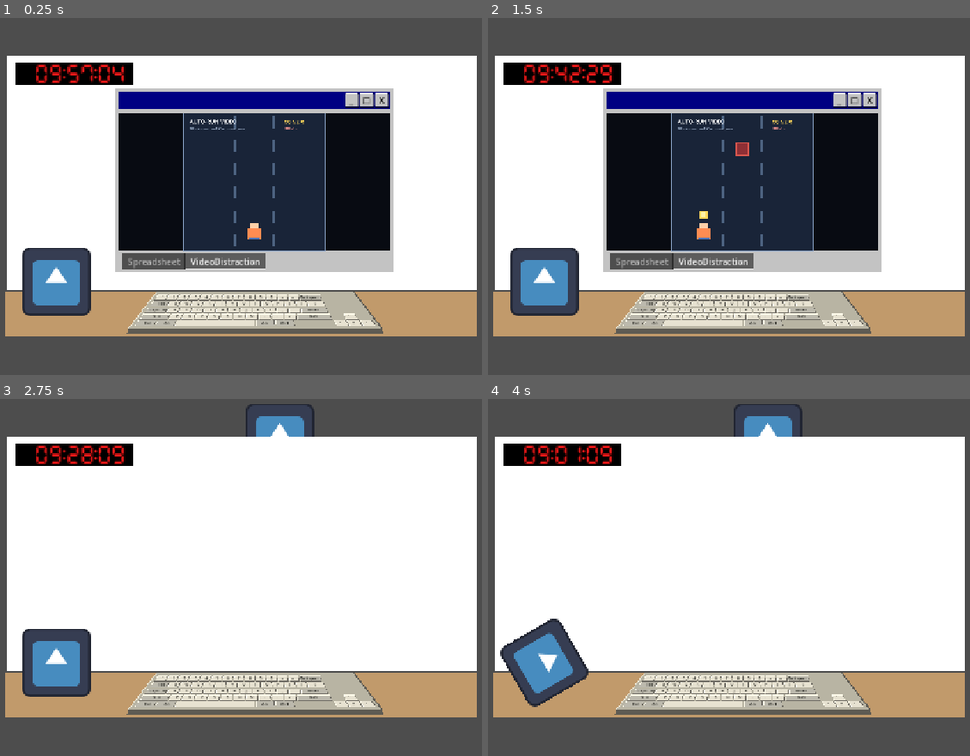
Above: before the commit, frames 1-4 (two rows, left to right).
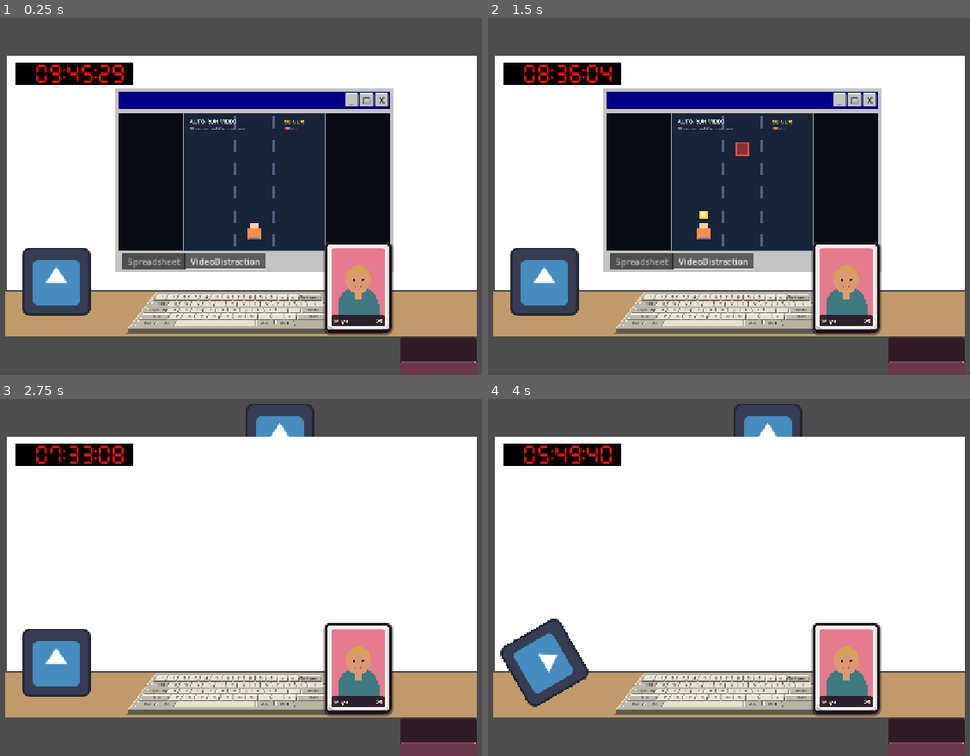
Above: after the commit, the same moments.

Repository: Jelleas/gmtk-2026
Game: Godot game, scene res://src/office/office.tscn
Two runs of this game, one before a commit and one after it. Both use one fixed random seed, a clock stepped at 60 frames per second and the inputs below. This scene is started directly instead of the project's main scene. The engine's default icon, where the game draws it, is replaced by a stand-in: a white triangle on a blue panel in a dark square.
Inputs (mouse positions are in pixels of both pictures, inside the frame that each line leads up to):
- Up to frame 1 (0.25 s): no input
- Up to frame 2 (1.5 s): click "_" at 0.5 s; click "□" at 1.25 s
- Up to frame 3 (2.75 s): click "X" at 2 s
- Up to frame 4 (4 s): tap Enter at 2.75 s; drag from (545, 663) to (796, 477) at 2.77 s; drag from (589, 581) to (545, 663) at 3.52 s

The runs differ from the first frame. In frame 1, 5.4% of the frame differs, in the area x 14-99%, y 12-100%; in frame 2, 5.4%, in the area x 10-99%, y 12-100%; in frame 3, 5.3%; in frame 4, 5.4%.

Commit message:
add dating app

Diff:
--- a/src/office/office.tscn
+++ b/src/office/office.tscn
@@ -6,6 +6,7 @@
 [ext_resource type="PackedScene" uid="uid://dolb7fbje0brd" path="res://src/clock/clock.tscn" id="4_yltk5"]
 [ext_resource type="PackedScene" uid="uid://pnkt02rak0tl" path="res://src/computer/computer.tscn" id="5_jfxul"]
 [ext_resource type="PackedScene" uid="uid://do1n2ahu8dm8u" path="res://src/keyboard/keyboard.tscn" id="6_yltk5"]
+[ext_resource type="PackedScene" uid="uid://dosq7nhbpil77" path="res://src/phone/phone.tscn" id="7_pcami"]
 
 [node name="Office" type="Node2D" unique_id=1406735297]
 script = ExtResource("1_6infj")
@@ -37,14 +38,33 @@
 position = Vector2(713, 383)
 
 [node name="Screen" type="Control" parent="." unique_id=429750863]
+clip_contents = true
+layout_mode = 3
+anchors_preset = 0
 offset_left = 407.0
 offset_top = 186.0
 offset_right = 924.0
 offset_bottom = 529.0
-clip_contents = true
 
 [node name="Computer" parent="Screen" unique_id=545264087 instance=ExtResource("5_jfxul")]
+layout_mode = 1
 
 [node name="Keyboard" parent="." unique_id=1045196519 instance=ExtResource("6_yltk5")]
 position = Vector2(442, 571)
 scale = Vector2(0.7, 0.5)
+
+[node name="Drawer" type="Control" parent="." unique_id=1208805642]
+layout_mode = 3
+anchors_preset = 0
+offset_left = 202.0
+offset_top = 646.0
+offset_right = 1014.0
+offset_bottom = 721.0
+
+[node name="Phone" parent="Drawer" unique_id=1620515731 instance=ExtResource("7_pcami")]
+layout_mode = 0
+offset_left = 590.0
+offset_top = -177.0
+offset_right = 1490.0
+offset_bottom = 763.0
+scale = Vector2(0.32, 0.32)
--- a/src/phone/dating_app/dating_app.gd
+++ b/src/phone/dating_app/dating_app.gd
@@ -1,4 +1,7 @@
+class_name DatingApp
 extends Control
+
+signal profile_swiped
 
 const CARD_SCENE := preload("res://src/phone/dating_app/dating_card/dating_card.tscn")
 const SWIPE_THRESHOLD := 110.0
@@ -69,6 +72,7 @@
 
 
 func _finish_swipe(card: DatingCard) -> void:
+	profile_swiped.emit()
 	stacked_cards.erase(card)
 	card.queue_free()
 	profile_index = (profile_index + 1) % PROFILES.size()
--- /dev/null
+++ b/src/phone/drawer/drawer.gd
@@ -0,0 +1,93 @@
+class_name PhoneDrawer
+extends Control
+
+signal opened
+signal closing
+signal closed
+signal progress_changed(progress: float)
+
+const OPEN_TRAVEL := 140.0
+const SWIPE_DECISION_DISTANCE := 24.0
+
+@export var starts_open := true
+
+@onready var drawer_front: Panel = %DrawerFront
+
+var open_progress := 0.0
+var is_open := false
+var is_dragging := false
+var drag_start_y := 0.0
+var drag_start_progress := 0.0
+var slide_tween: Tween
+
+
+func _ready() -> void:
+	is_open = starts_open
+	_set_open_progress(1.0 if is_open else 0.0)
+
+
+func _gui_input(event: InputEvent) -> void:
+	if event is InputEventMouseButton and event.button_index == MOUSE_BUTTON_LEFT:
+		if event.pressed:
+			_begin_drag(event.position.y)
+		else:
+			_end_drag(event.position.y)
+	elif event is InputEventMouseMotion and is_dragging:
+		_update_drag(event.position.y)
+	elif event is InputEventScreenTouch:
+		if event.pressed:
+			_begin_drag(event.position.y)
+		else:
+			_end_drag(event.position.y)
+	elif event is InputEventScreenDrag and is_dragging:
+		_update_drag(event.position.y)
+
+
+func _begin_drag(pointer_y: float) -> void:
+	if slide_tween:
+		slide_tween.kill()
+
+	is_dragging = true
+	drag_start_y = pointer_y
+	drag_start_progress = open_progress
+
+
+func _update_drag(pointer_y: float) -> void:
+	_set_open_progress(clampf(drag_start_progress + (pointer_y - drag_start_y) / OPEN_TRAVEL, 0.0, 1.0))
+
+
+func _end_drag(pointer_y: float) -> void:
+	if not is_dragging:
+		return
+
+	is_dragging = false
+	var drag_distance := pointer_y - drag_start_y
+	if drag_distance > SWIPE_DECISION_DISTANCE:
+		set_open(true)
+	elif drag_distance < -SWIPE_DECISION_DISTANCE:
+		set_open(false)
+	else:
+		set_open(open_progress >= 0.5)
+
+
+func set_open(open: bool) -> void:
+	is_open = open
+	if slide_tween:
+		slide_tween.kill()
+
+	if not open:
+		closing.emit()
+
+	var target_progress := 1.0 if open else 0.0
+	slide_tween = create_tween()
+	slide_tween.tween_method(_set_open_progress, open_progress, target_progress, 0.18).set_trans(Tween.TRANS_QUAD).set_ease(Tween.EASE_OUT)
+	if open:
+		slide_tween.tween_callback(opened.emit)
+	else:
+		slide_tween.tween_callback(closed.emit)
+
+
+func _set_open_progress(value: float) -> void:
+	open_progress = value
+	drawer_front.position.y = OPEN_TRAVEL * open_progress
+	progress_changed.emit(open_progress)
--- a/src/phone/drawer/drawer.tscn
+++ b/src/phone/drawer/drawer.tscn
@@ -1,3 +1,58 @@
 [gd_scene format=3 uid="uid://d2x1cbdt5jkyc"]
 
-[node name="Drawer" type="Node2D" unique_id=428453177]
+[ext_resource type="Script" path="res://src/phone/drawer/drawer.gd" id="1_drawer"]
+
+[sub_resource type="StyleBoxFlat" id="StyleBoxDrawerInterior"]
+bg_color = Color(0.188235, 0.105882, 0.152941, 1)
+corner_radius_top_left = 18
+corner_radius_top_right = 18
+
+[sub_resource type="StyleBoxFlat" id="StyleBoxDrawerFront"]
+bg_color = Color(0.415686, 0.215686, 0.294118, 1)
+border_width_top = 3
+border_color = Color(0.913725, 0.54902, 0.635294, 1)
+corner_radius_top_left = 18
+corner_radius_top_right = 18
+
+[node name="Drawer" type="Control" unique_id=428453177]
+custom_minimum_size = Vector2(450, 375)
+layout_mode = 3
+anchors_preset = 0
+offset_right = 450.0
+offset_bottom = 375.0
+mouse_filter = 0
+script = ExtResource("1_drawer")
+
+[node name="DrawerInterior" type="Panel" parent="."]
+layout_mode = 1
+anchors_preset = 10
+anchor_right = 1.0
+offset_bottom = 210.0
+grow_horizontal = 2
+mouse_filter = 2
+z_index = -1
+theme_override_styles/panel = SubResource("StyleBoxDrawerInterior")
+
+[node name="DrawerFront" type="Panel" parent="."]
+unique_name_in_owner = true
+layout_mode = 1
+anchors_preset = 10
+anchor_right = 1.0
+offset_bottom = 210.0
+grow_horizontal = 2
+mouse_filter = 2
+z_index = 10
+theme_override_styles/panel = SubResource("StyleBoxDrawerFront")
+
+[node name="Handle" type="ColorRect" parent="DrawerFront"]
+layout_mode = 1
+anchors_preset = 10
+anchor_left = 0.5
+anchor_right = 0.5
+offset_left = -48.0
+offset_top = 20.0
+offset_right = 48.0
+offset_bottom = 26.0
+grow_horizontal = 2
+mouse_filter = 2
+color = Color(0.964706, 0.764706, 0.803922, 0.72)
--- /dev/null
+++ b/src/phone/phone.gd
@@ -0,0 +1,97 @@
+extends Control
+
+const SOURCE_ID := &"dating_app"
+const ACTIVITY_MULTIPLIER := 5.0
+const SWIPE_MULTIPLIER_INCREASE := 0.5
+const SWIPE_RESET_DELAY := 3.0
+const HELD_POSITION := Vector2(14.0, 8.0)
+const STOWED_SCALE := Vector2(0.22, 0.22)
+const STOWED_ROTATION := PI * 0.5
+
+@onready var phone_body: Panel = %PhoneBody
+@onready var drawer: PhoneDrawer = %Drawer
+@onready var dating_app: DatingApp = $PhoneBody/Screen/DatingApp
+
+var is_activity_active := false
+var current_activity_multiplier := ACTIVITY_MULTIPLIER
+var swipe_reset_timer: Timer
+
+func _ready() -> void:
+	drawer.progress_changed.connect(_on_drawer_progress_changed)
+	drawer.opened.connect(_on_drawer_opened)
+	drawer.closing.connect(_on_drawer_closing)
+	dating_app.profile_swiped.connect(_on_profile_swiped)
+	swipe_reset_timer = Timer.new()
+	swipe_reset_timer.one_shot = true
+	swipe_reset_timer.wait_time = SWIPE_RESET_DELAY
+	swipe_reset_timer.timeout.connect(_reset_swipe_multiplier)
+	add_child(swipe_reset_timer)
+	phone_body.pivot_offset = phone_body.size * 0.5
+	_on_drawer_progress_changed(drawer.open_progress)
+	if drawer.is_open:
+		_start_activity()
+
+func _exit_tree() -> void:
+	_stop_activity()
+
+func _on_drawer_opened() -> void:
+	_start_activity()
+
+func _on_drawer_closing() -> void:
+	_stop_activity()
+
+func _start_activity() -> void:
+	if is_activity_active:
+		return
+
+	is_activity_active = true
+	EventBus.activity_started.emit(SOURCE_ID, current_activity_multiplier)
+
+func _stop_activity() -> void:
+	if not is_activity_active:
+		return
+
+	is_activity_active = false
+	swipe_reset_timer.stop()
+	current_activity_multiplier = ACTIVITY_MULTIPLIER
+	EventBus.activity_ended.emit(SOURCE_ID)
+
+
+func _on_profile_swiped() -> void:
+	if not is_activity_active:
+		return
+
+	current_activity_multiplier += SWIPE_MULTIPLIER_INCREASE
+	swipe_reset_timer.start()
+	EventBus.activity_started.emit(SOURCE_ID, current_activity_multiplier)
+
+
+func _reset_swipe_multiplier() -> void:
+	current_activity_multiplier = ACTIVITY_MULTIPLIER
+	if is_activity_active:
+		EventBus.activity_started.emit(SOURCE_ID, current_activity_multiplier)
+
+func _on_drawer_progress_changed(progress: float) -> void:
+	if progress > 0.0:
+		phone_body.visible = true
+
+	var stow_progress := 1.0 - progress
+	var entry_position := _entry_position()
+	if stow_progress <= 0.5:
+		phone_body.position = HELD_POSITION.lerp(entry_position, stow_progress * 2.0)
+		phone_body.rotation = lerpf(0.0, STOWED_ROTATION, stow_progress * 2.0)
+		phone_body.scale = Vector2.ONE.lerp(STOWED_SCALE, stow_progress * 2.0)
+	else:
+		phone_body.position = entry_position.lerp(_stowed_position(), (stow_progress - 0.5) * 2.0)
+		phone_body.rotation = STOWED_ROTATION
+		phone_body.scale = STOWED_SCALE
+	if is_zero_approx(progress):
+		phone_body.hide()
+
+func _stowed_position() -> Vector2:
+	var drawer_center := drawer.position + Vector2(drawer.size.x * 0.5, 90.0)
+	return drawer_center - phone_body.pivot_offset
+
+func _entry_position() -> Vector2:
+	var entry_center := Vector2(_stowed_position().x + phone_body.pivot_offset.x, drawer.position.y - 80.0)
+	return entry_center - phone_body.pivot_offset
--- a/src/phone/phone.tscn
+++ b/src/phone/phone.tscn
@@ -1,3 +1,75 @@
 [gd_scene format=3 uid="uid://dosq7nhbpil77"]
 
-[node name="Phone" type="Node2D" unique_id=1620515731]
+[ext_resource type="Script" uid="uid://biw4vo866lm20" path="res://src/phone/phone.gd" id="1_phone"]
+[ext_resource type="PackedScene" uid="uid://dbdb7j38pxfkb" path="res://src/phone/dating_app/dating_app.tscn" id="2_dating_app"]
+[ext_resource type="PackedScene" uid="uid://d2x1cbdt5jkyc" path="res://src/phone/drawer/drawer.tscn" id="3_drawer"]
+
+[sub_resource type="StyleBoxFlat" id="StyleBoxPhone"]
+bg_color = Color(0.0901961, 0.0666667, 0.0901961, 1)
+border_width_left = 4
+border_width_top = 4
+border_width_right = 4
+border_width_bottom = 4
+border_color = Color(0.345098, 0.207843, 0.305882, 1)
+corner_radius_top_left = 34
+corner_radius_top_right = 34
+corner_radius_bottom_right = 34
+corner_radius_bottom_left = 34
+shadow_color = Color(0.054902, 0.027451, 0.0470588, 0.5)
+shadow_size = 10
+shadow_offset = Vector2(0, 6)
+
+[sub_resource type="StyleBoxFlat" id="StyleBoxScreen"]
+bg_color = Color(0.976471, 0.952941, 0.933333, 1)
+corner_radius_top_left = 22
+corner_radius_top_right = 22
+corner_radius_bottom_right = 22
+corner_radius_bottom_left = 22
+
+[node name="Phone" type="Control" unique_id=1620515731]
+custom_minimum_size = Vector2(900, 940)
+layout_mode = 3
+anchors_preset = 0
+offset_right = 900.0
+offset_bottom = 940.0
+script = ExtResource("1_phone")
+
+[node name="PhoneBody" type="Panel" parent="." unique_id=100427171]
+unique_name_in_owner = true
+layout_mode = 0
+offset_left = 14.0
+offset_top = 8.0
+offset_right = 406.0
+offset_bottom = 540.0
+theme_override_styles/panel = SubResource("StyleBoxPhone")
+
+[node name="Speaker" type="ColorRect" parent="PhoneBody" unique_id=1883655621]
+layout_mode = 0
+offset_left = 164.0
+offset_top = 9.0
+offset_right = 228.0
+offset_bottom = 14.0
+mouse_filter = 2
+color = Color(0.345098, 0.207843, 0.305882, 1)
+
+[node name="Screen" type="Panel" parent="PhoneBody" unique_id=1887948364]
+clip_contents = true
+layout_mode = 0
+offset_left = 16.0
+offset_top = 16.0
+offset_right = 376.0
+offset_bottom = 516.0
+mouse_filter = 2
+theme_override_styles/panel = SubResource("StyleBoxScreen")
+
+[node name="DatingApp" parent="PhoneBody/Screen" unique_id=835218628 instance=ExtResource("2_dating_app")]
+layout_mode = 0
+
+[node name="Drawer" parent="." unique_id=1943529146 instance=ExtResource("3_drawer")]
+unique_name_in_owner = true
+custom_minimum_size = Vector2(360, 340)
+layout_mode = 0
+offset_left = 450.0
+offset_top = 565.0
+offset_right = 900.0
+offset_bottom = 940.0
Not shown, added: src/phone/drawer/drawer.gd.uid
Not shown, added: src/phone/phone.gd.uid
